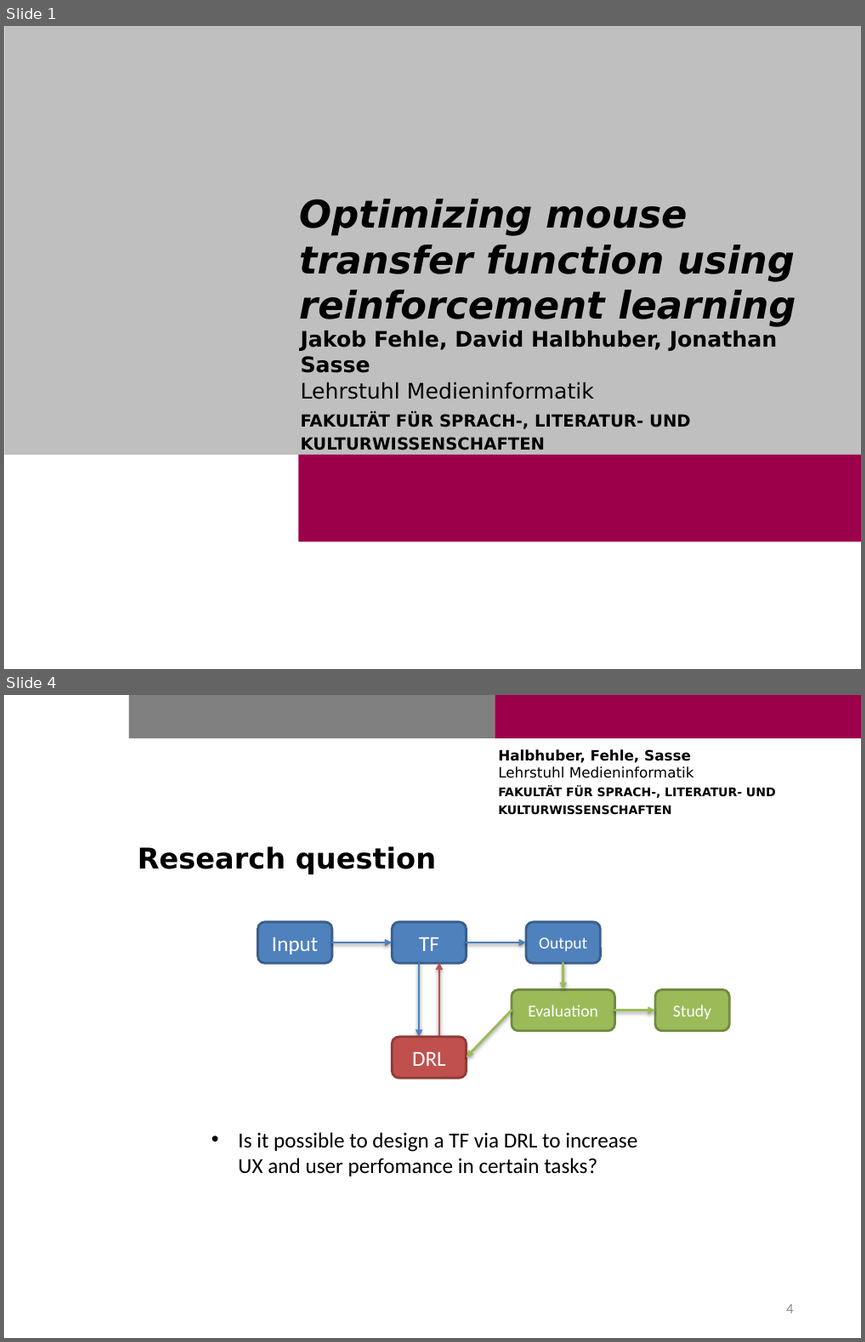
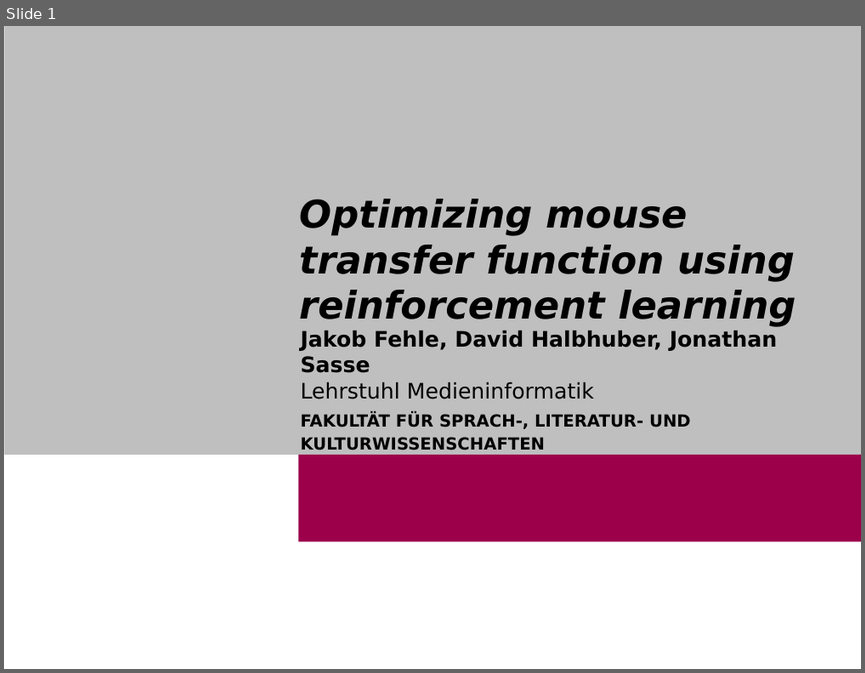
Before and after one commit to Cele3x/practical-seminar, a slide deck: 01-topic-selection/topics/mouse-transfer-function/TransferfunctionRL.pptx. Shown one above the other, each under a label of ours: slides 1 and 4 before the commit, slide 1 after it; the slides between them are not shown. The pictures are 865x1342 and 865x673 pixels, drawn with LibreOffice and Linux fonts; fonts in the diff are those of the drawing; background and template pictures are left out. Boxes give left, top, right and bottom in pixels: in the first picture for what was removed or moved away, otherwise in the second. Text is boxed around its words. In the diff, an @@ line names an element or a change of style, - is before the commit and + after.

```diff
--- a/01-topic-selection/topics/mouse-transfer-function/TransferfunctionRL.pptx
+++ b/01-topic-selection/topics/mouse-transfer-function/TransferfunctionRL.pptx
@@ slide 4 removed at bbox=[4, 695, 861, 1338], background #FFFFFF; not listed: 2 template elements that a slide beside it also shows @@
@@ text removed at bbox=[498, 749, 776, 814] @@
-Halbhuber, Fehle, Sasse
-Lehrstuhl Medieninformatik
-FAKULTÄT FÜR SPRACH-, LITERATUR- UND
-KULTURWISSENSCHAFTEN
@@ title removed at bbox=[137, 846, 436, 874] @@
-Research question
@@ rounded rectangle removed at bbox=[257, 922, 332, 964] @@
-Input
@@ rounded rectangle removed at bbox=[392, 922, 466, 964] @@
-TF
@@ rounded rectangle removed at bbox=[526, 922, 601, 964] @@
-Output
@@ arrow removed from (332, 942) to (392, 942) @@
@@ arrow removed from (466, 942) to (526, 942) @@
@@ arrow removed from (419, 964) to (419, 1037) @@
@@ arrow removed from (439, 1037) to (439, 962) @@
@@ arrow removed from (563, 964) to (563, 990) @@
@@ rounded rectangle removed at bbox=[511, 990, 615, 1031] @@
-Evaluation
@@ rounded rectangle removed at bbox=[655, 990, 730, 1031] @@
-Study
@@ arrow removed from (511, 1010) to (466, 1057) @@
@@ arrow removed from (615, 1010) to (655, 1010) @@
@@ rounded rectangle removed at bbox=[392, 1037, 466, 1078] @@
-DRL
@@ text removed at bbox=[238, 1132, 637, 1176] @@
-• Is it possible to design a TF via DRL to increase UX and user perfomance in certain tasks?
@@ page number removed at bbox=[786, 1304, 793, 1313] @@
-4
```
Also in this commit, not shown: 4 slides added, 2 other slides removed, 1 other file.
